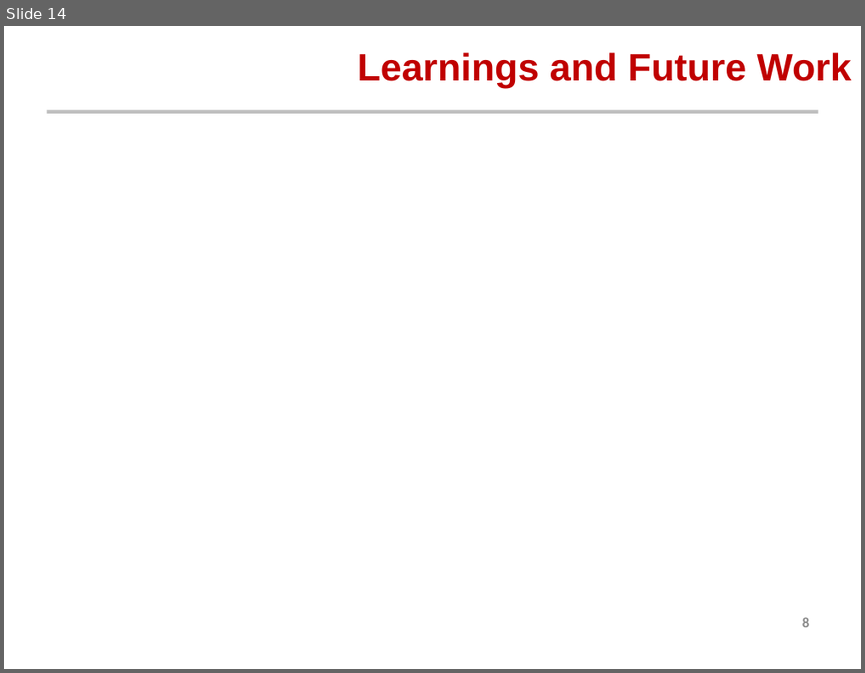
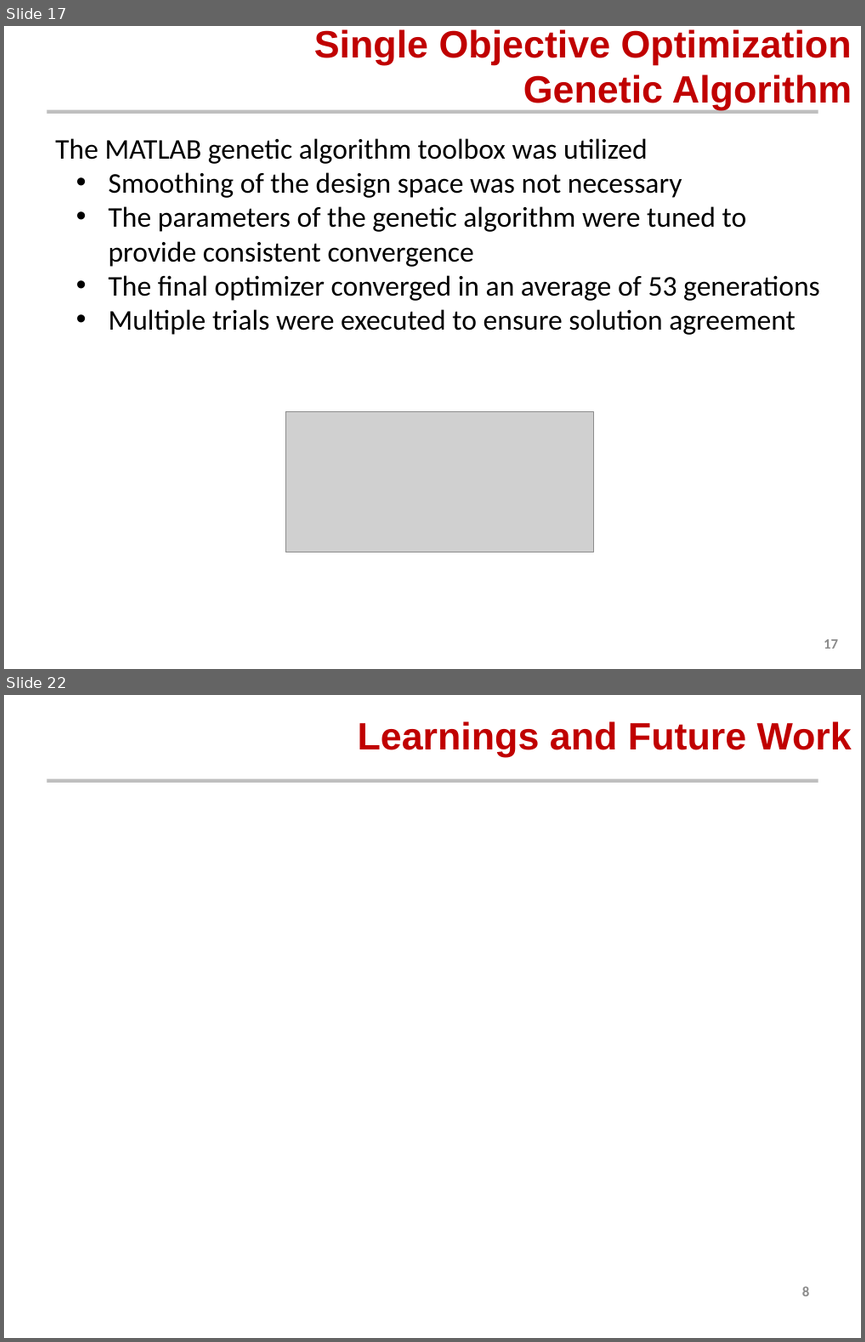
Before and after one commit to AeroSigma/Mars2040, a slide deck: MSDO/Assignment5/Mars 2040 Optimization Presentation.pptx. Shown one above the other, each under a label of ours: slide 14 before the commit, slides 17 and 22 after it; the slides between them are not shown. The pictures are 865x673 and 865x1342 pixels, drawn with LibreOffice and Linux fonts; fonts in the diff are those of the drawing; grey boxes stand for pictures; background and template pictures are left out. Boxes give left, top, right and bottom in pixels: in the first picture for what was removed or moved away, otherwise in the second. Text is boxed around its words. In the diff, an @@ line names an element or a change of style, - is before the commit and + after.

```diff
--- a/MSDO/Assignment5/Mars 2040 Optimization Presentation.pptx
+++ b/MSDO/Assignment5/Mars 2040 Optimization Presentation.pptx
@@ slide 17 added at (4,26,861,669), background #FFFFFF; not listed: 1 template element that a slide beside it also shows @@
@@ title added at (314,29,851,110), 32 pt, text #C00000, bold @@
+Single Objective Optimization
+Genetic Algorithm
@@ text added at (55,138,820,335), 24 pt, text #000000 @@
+The MATLAB genetic algorithm toolbox was utilized
+• Smoothing of the design space was not necessary
+• The parameters of the genetic algorithm were tuned to provide consistent convergence
+• The final optimizer converged in an average of 53 generations
+• Multiple trials were executed to ensure solution agreement
@@ picture added at (286,412,594,552) @@
@@ page number added at (823,639,838,648), 12 pt, text #8C8C8C, bold @@
+17
@@ what was slide 14 is now slide 22 @@
```
Also in this commit, not shown: 10 slides changed, 7 other slides added, 4 other files.
